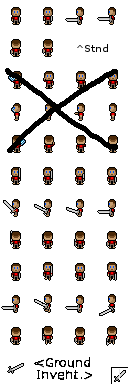
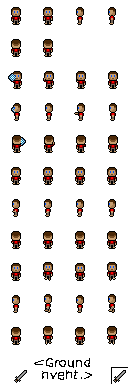
Two versions of the same layered image (128x384). Layer-by-layer changes:
painted on "Sword" over [14, 369, 125, 383]
hid "ironsword" over [1, 15, 125, 383]
